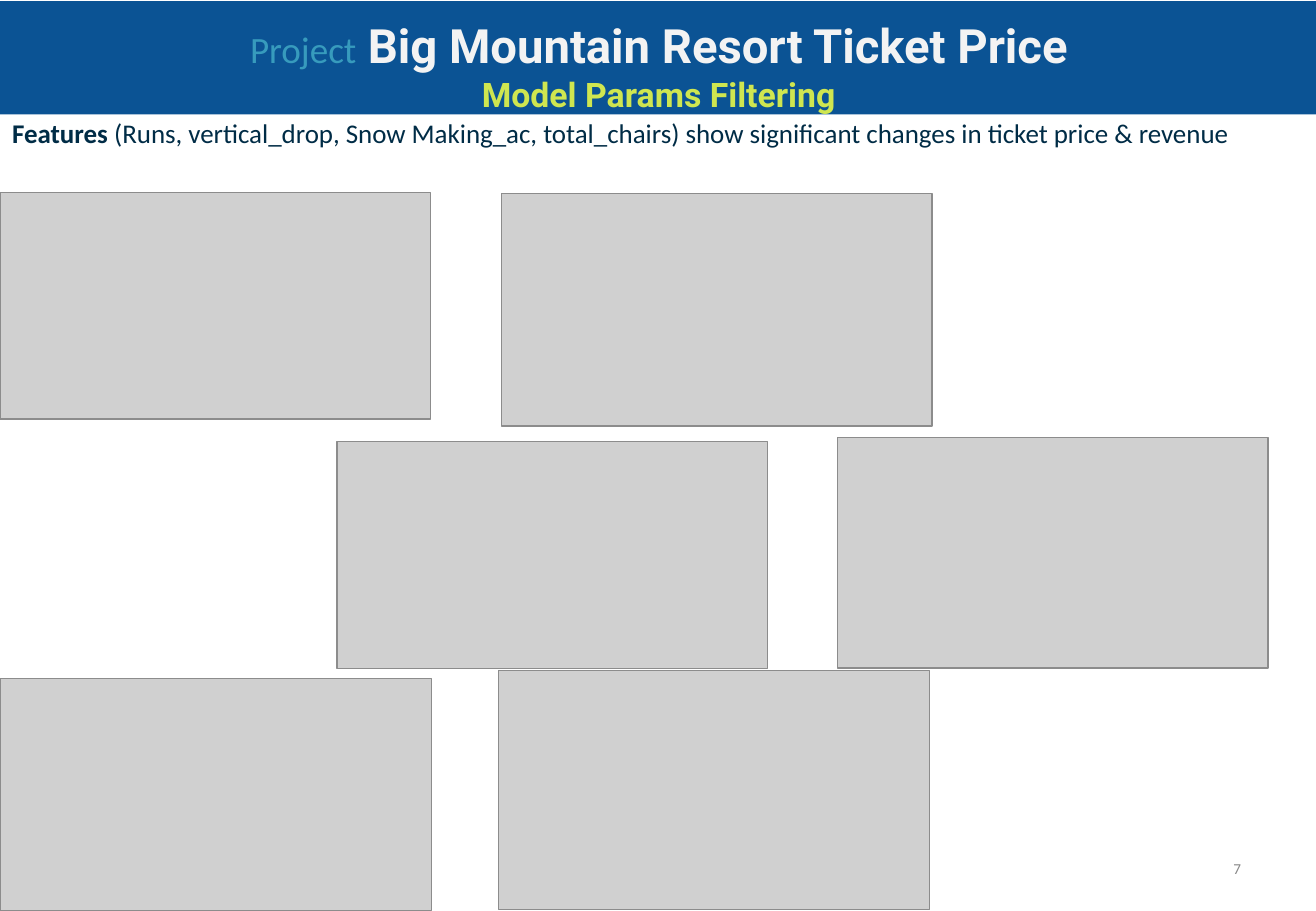
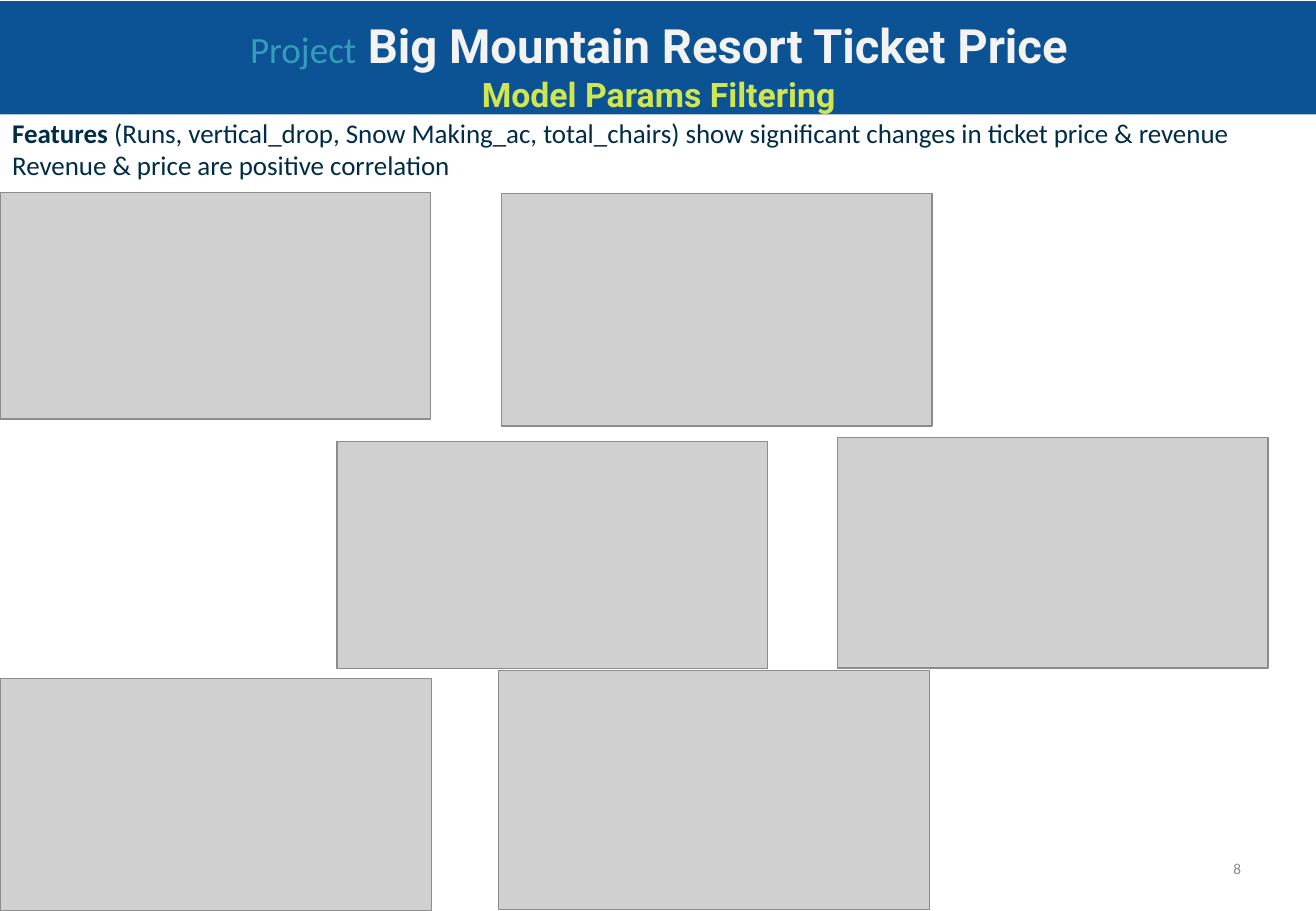
Before and after one commit to BinhKieu82/DataScienceGuidedCapstone, a slide deck: slide 8 of Guided Capstone Project.pptx (slide 7 before the commit). Drawn at 1316x911 pixels with LibreOffice and Linux fonts; fonts in the diff are those of the drawing; grey boxes stand for pictures. Boxes give left, top, right and bottom in pixels: in the first picture for what was removed or moved away, otherwise in the second. Text is boxed around its words. In the diff, an @@ line names an element or a change of style, - is before the commit and + after.

```diff
--- a/Guided Capstone Project.pptx
+++ b/Guided Capstone Project.pptx
@@ text at (12, 156, 449, 180): paragraph added @@
+Revenue & price are positive correlation
@@ page number at (1233, 864, 1241, 874): text changed @@
-7
+8
```
Also in this commit, not shown: 5 other slides changed, 1 slide added, 1 other file.
